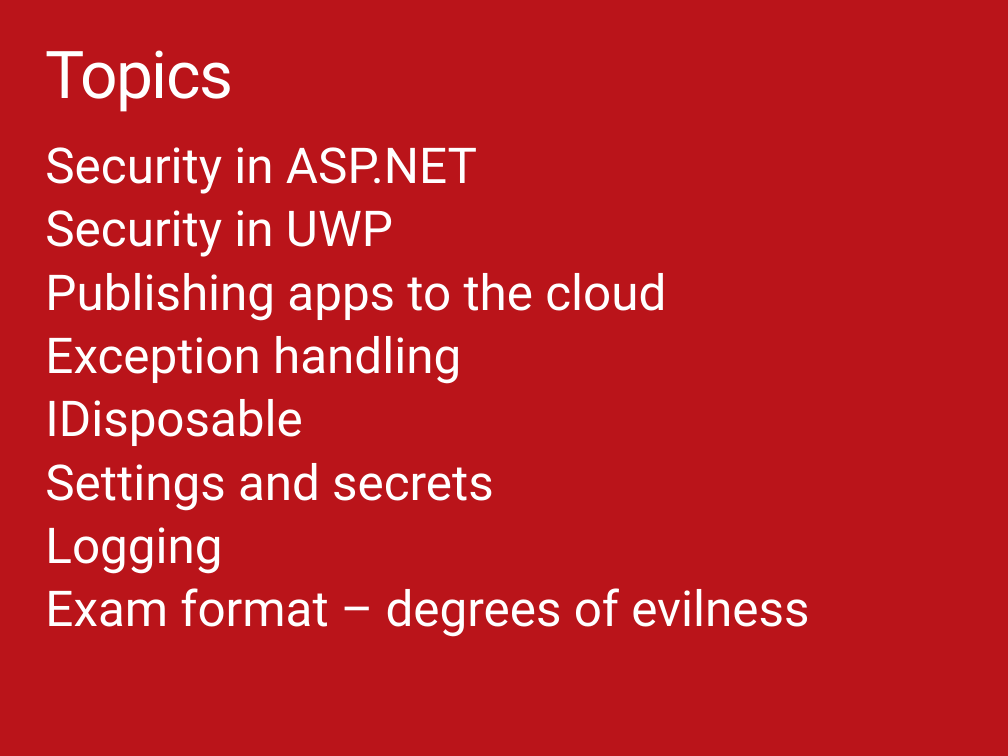
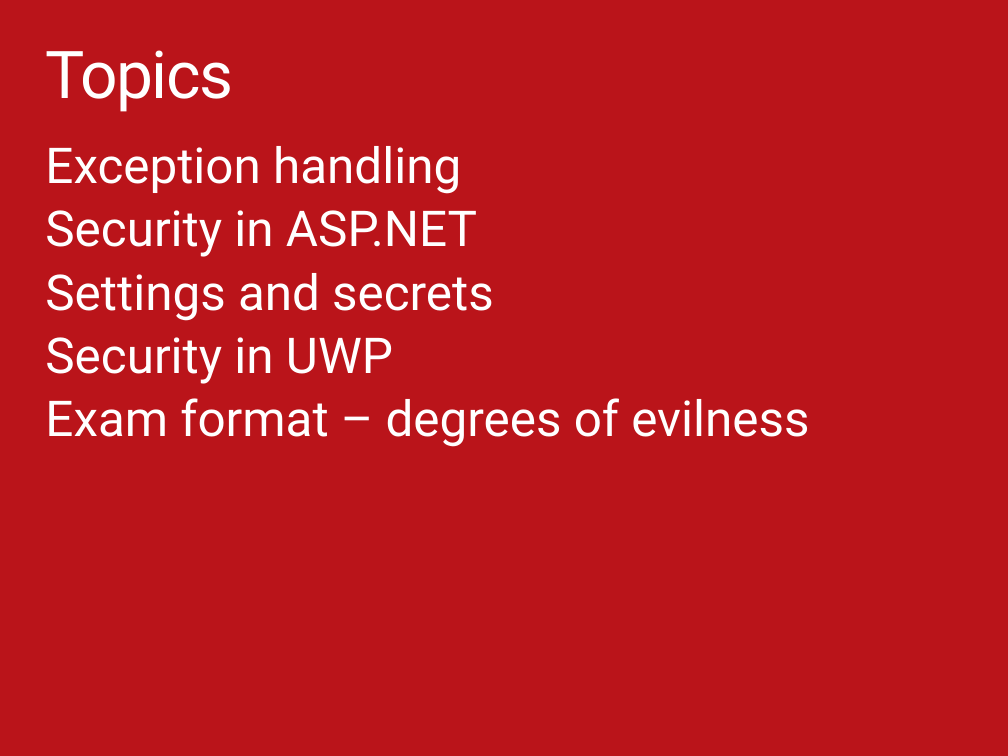
Before and after one commit to ondfisk/BDSA2016, a slide deck: slide 2 of Slides/Lecture11 - CSharp Redux.pptx. Drawn at 1008x756 pixels with LibreOffice and Linux fonts; fonts in the diff are those of the drawing. Boxes give left, top, right and bottom in pixels: in the first picture for what was removed or moved away, otherwise in the second. Text is boxed around its words. In the diff, an @@ line names an element or a change of style, - is before the commit and + after.

```diff
--- a/Slides/Lecture11 - CSharp Redux.pptx
+++ b/Slides/Lecture11 - CSharp Redux.pptx
@@ text at bbox=[45, 146, 461, 194]: paragraph added @@
+Exception handling
@@ text at bbox=[45, 273, 494, 321]: paragraph added @@
+Settings and secrets
@@ text at bbox=[45, 273, 666, 574]: paragraphs removed @@
-Publishing apps to the cloud
-Exception handling
-IDisposable
-Settings and secrets
-Logging
```
Also in this commit, not shown: 7 other files.
